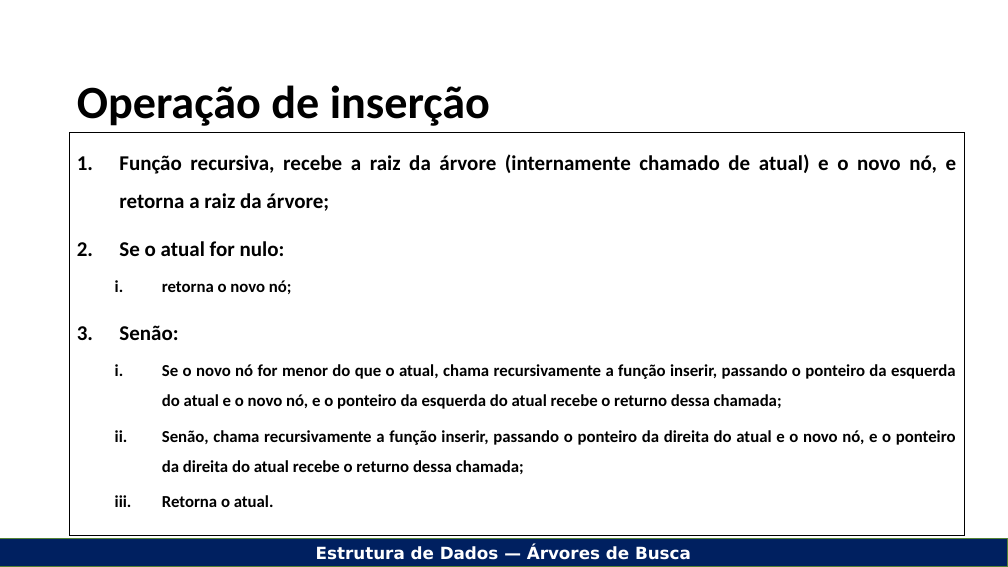
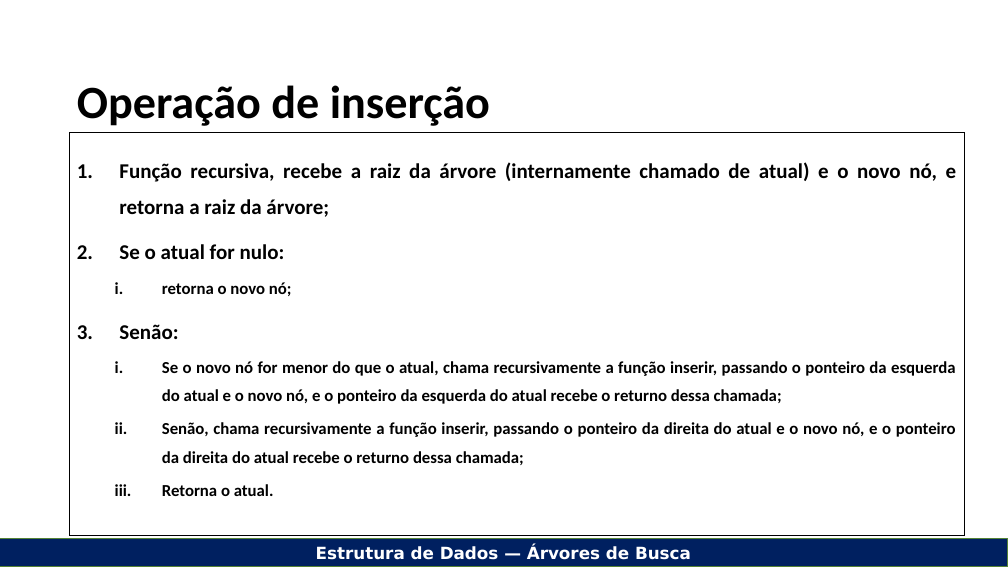
Before and after one commit to prof-jpontes/2026_2_estrutura_de_dados, a slide deck: slide 14 of unidade-06-arvores-de-busca/arvores.pptx. Drawn at 1008x567 pixels with LibreOffice and Linux fonts; fonts in the diff are those of the drawing; background and template pictures are left out. Boxes give left, top, right and bottom in pixels: in the first picture for what was removed or moved away, otherwise in the second. Text is boxed around its words. In the diff, an @@ line names an element or a change of style, - is before the commit and + after.

```diff
--- a/unidade-06-arvores-de-busca/arvores.pptx
+++ b/unidade-06-arvores-de-busca/arvores.pptx
@@ text "Função recursiva, recebe a raiz ..." at [119, 162, 957, 496]: line spacing 1.5 to 1.4 @@
```
Also in this commit, not shown: 3 other slides changed, 3 other files.
